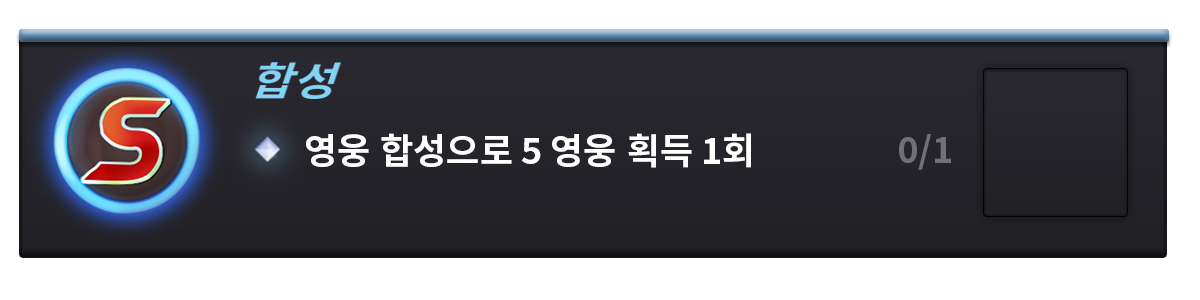
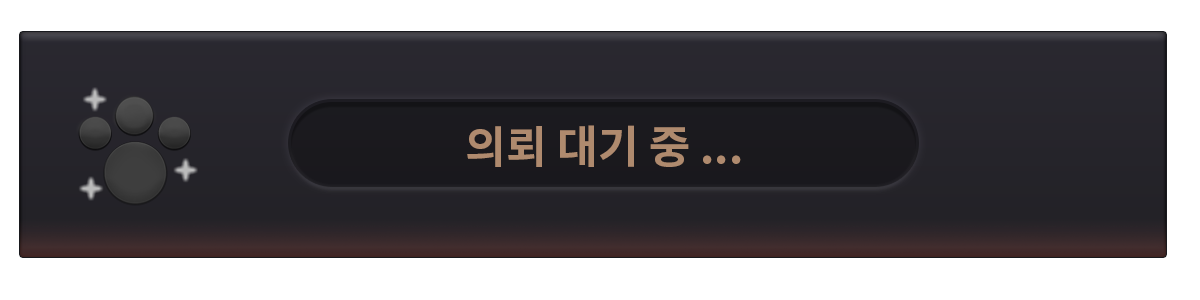
Comparing the layer stacks of the two 1200 x 300 images. Changes:
added group "의뢰대기중" with 8 layers above "Group 1" over <box>16,29,1172,257</box>
added layer "의뢰 대기 중 ..." in group "의뢰대기중" over <box>467,125,741,167</box>
added layer "icon_coin_foot_gray" in group "의뢰대기중" over <box>74,87,198,206</box>
added layer "Rectangle 1 copy" (8%) in group "의뢰대기중" over <box>287,138,920,193</box>
added layer "Rectangle 1" in group "의뢰대기중" over <box>291,102,916,184</box>
added layer "Layer 3" (70%) in group "의뢰대기중" over <box>20,219,1167,257</box>
added layer "Rounded Rectangle 1" (1st of 2, in "의뢰대기중") in group "의뢰대기중" over <box>20,32,1166,257</box>
hid group "Group 1" (16 layers) over <box>19,29,1169,257</box>
